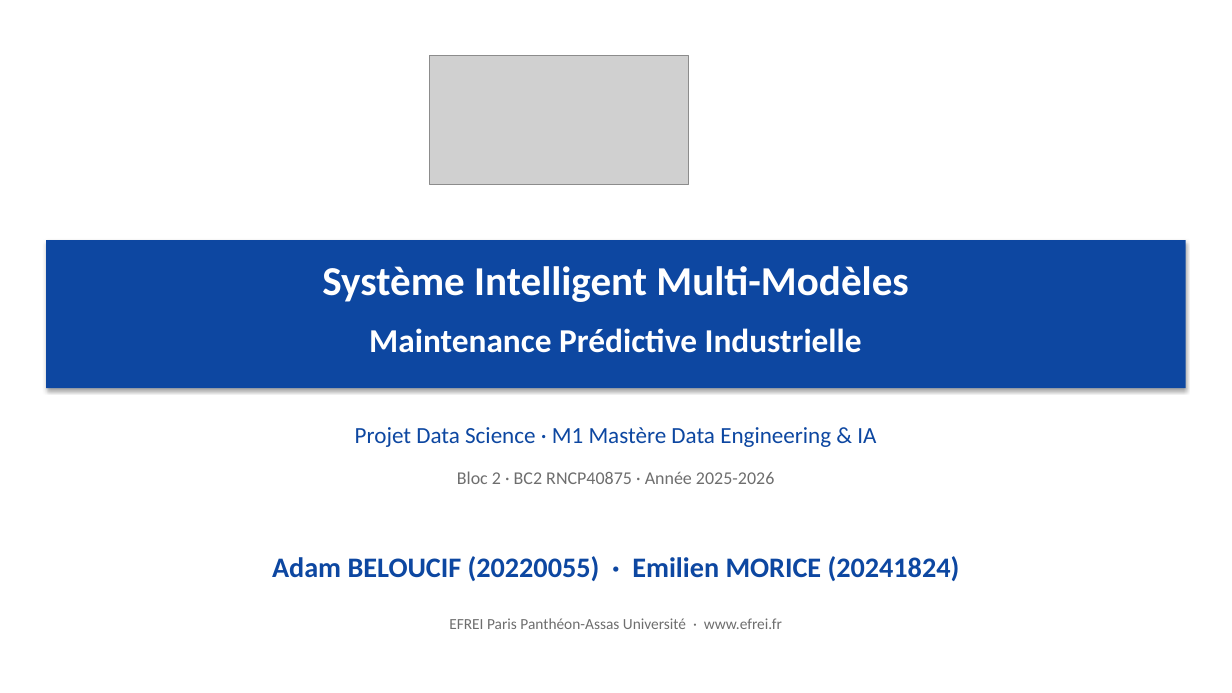
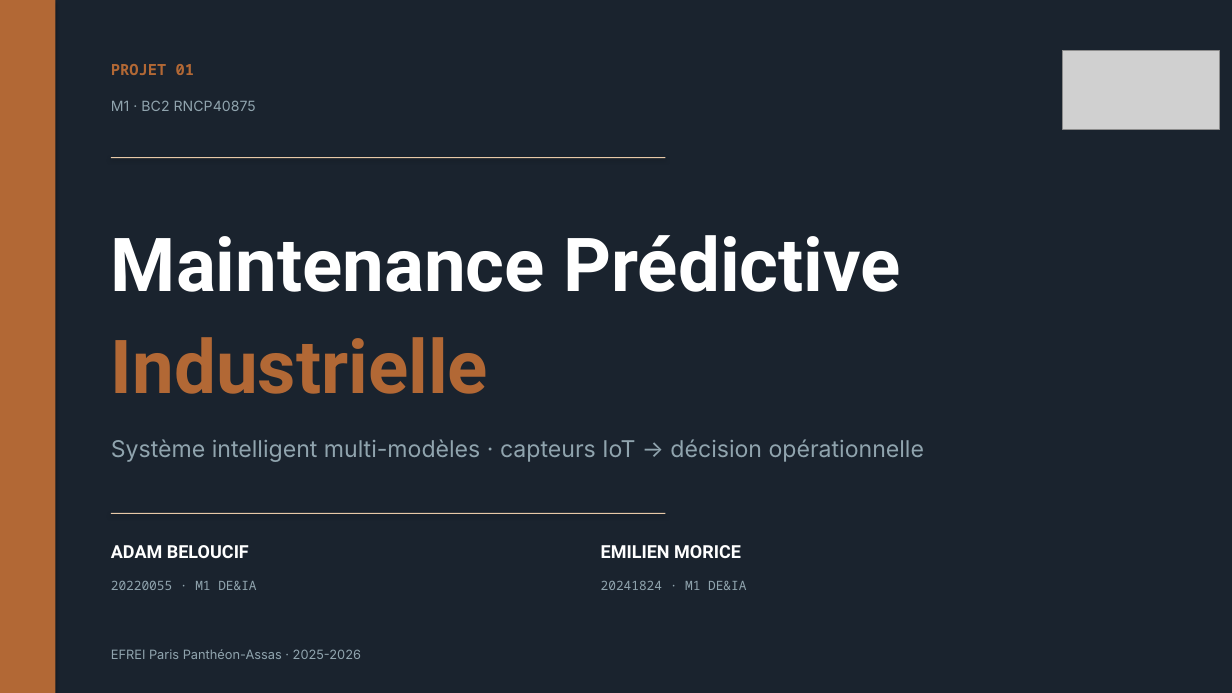
Before and after one commit to Adam-Blf/maintenance-predictive-industrielle, a slide deck: slide 1 of reports/11/presentation.pptx. Drawn at 1232x693 pixels with LibreOffice and Linux fonts; fonts in the diff are those of the drawing; grey boxes stand for pictures. Boxes give left, top, right and bottom in pixels: in the first picture for what was removed or moved away, otherwise in the second. Text is boxed around its words. In the diff, an @@ line names an element or a change of style, - is before the commit and + after.

Commit message:
feat(slides): redesign PPTX following Anthropic pptx-official skill
The previous deck used a generic "EFREI blue + Calibri" theme that the
skill explicitly flags as a "tell" of generic AI output. Rebuilt 23
slides around the actual subject (industrial maintenance) with a steel /
copper / alarm palette, distinctive typography pairing
(Plus Jakarta Sans header + Inter body + JetBrains Mono for stats), and
varied layouts (stat callouts, two-column, half-bleed images).

Skill principles applied:
- "Palette designed for THIS topic" -> steel/copper, no default blue
- No text-only slide -> every slide has a visual or graphic element
  (verified: 23/23 slides have text, 11 contain figures, the rest have
  layout shapes / callouts / hairlines)
- Distinctive typography pairing instead of system defaults
- 0.5" minimum margins, 0.3" gaps between blocks
- Avoided: repetitive layouts, accent lines under titles, low contrast

Built via a temporary scripts/_build_slides.py (now removed). The PPTX
is shipped versioned in reports/11/, no generator stays in the repo.

```diff
--- a/reports/11/presentation.pptx
+++ b/reports/11/presentation.pptx
@@ rectangle at (0,0,1232,693): fill #FFFFFF to #1A232E @@
@@ rectangle added at (0,0,55,693), fill #B26835 @@
@@ picture: place and size @@
-picture at (430,55,689,185)
+picture at (1063,51,1220,129)
@@ text added at (111,64,194,75), 12 pt, text #B26835, bold @@
+PROJET 01
@@ text added at (111,100,256,111), 11 pt, text #90A4AE @@
+M1 · BC2 RNCP40875
@@ rectangle added at (111,157,665,158), fill #E8C9A8 @@
@@ text at (111,235,900,292): text changed; size 26 to 58 pt; font Calibri to Roboto @@
-Maintenance Prédictive Industrielle
+Maintenance Prédictive
@@ rectangle removed at (46,240,1186,388) @@
@@ text added at (111,337,488,394), 58 pt, text #B26835, bold @@
+Industrielle
@@ text at (111,439,924,462): text changed; size 32 to 18 pt; font Calibri to Inter; text colour #FFFFFF to #90A4AE; bold off @@
-Système Intelligent Multi-Modèles
+Système intelligent multi-modèles · capteurs IoT → décision opérationnelle
@@ text removed at (355,427,876,447) @@
-Projet Data Science · M1 Mastère Data Engineering & IA
@@ text removed at (457,471,774,484) @@
-Bloc 2 · BC2 RNCP40875 · Année 2025-2026
@@ rectangle added at (111,513,665,514), fill #E8C9A8 @@
@@ text added at (111,545,249,558), 14 pt, text #FFFFFF, bold @@
+ADAM BELOUCIF
@@ text removed at (272,556,960,581) @@
-Adam BELOUCIF (20220055) · Emilien MORICE (20241824)
@@ text added at (601,545,741,558), 14 pt, text #FFFFFF, bold @@
+EMILIEN MORICE
@@ text added at (111,581,256,590), 10 pt, text #90A4AE @@
+20220055 · M1 DE&IA
@@ text added at (601,581,746,590), 10 pt, text #90A4AE @@
+20241824 · M1 DE&IA
@@ text at (111,649,361,659): text changed; size 12 to 10 pt; font Calibri to Inter; text colour #6E6E6E to #90A4AE @@
-EFREI Paris Panthéon-Assas Université · www.efrei.fr
+EFREI Paris Panthéon-Assas · 2025-2026
```
Also in this commit, not shown: 22 slides added, 23 slides removed.
